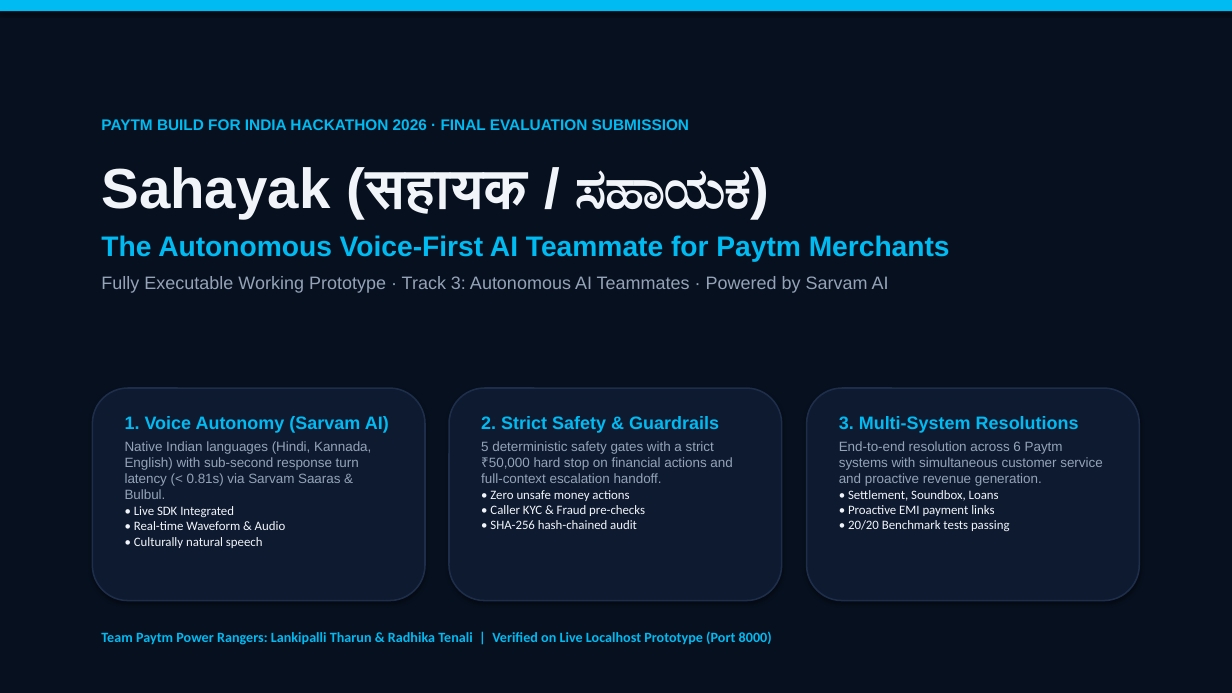
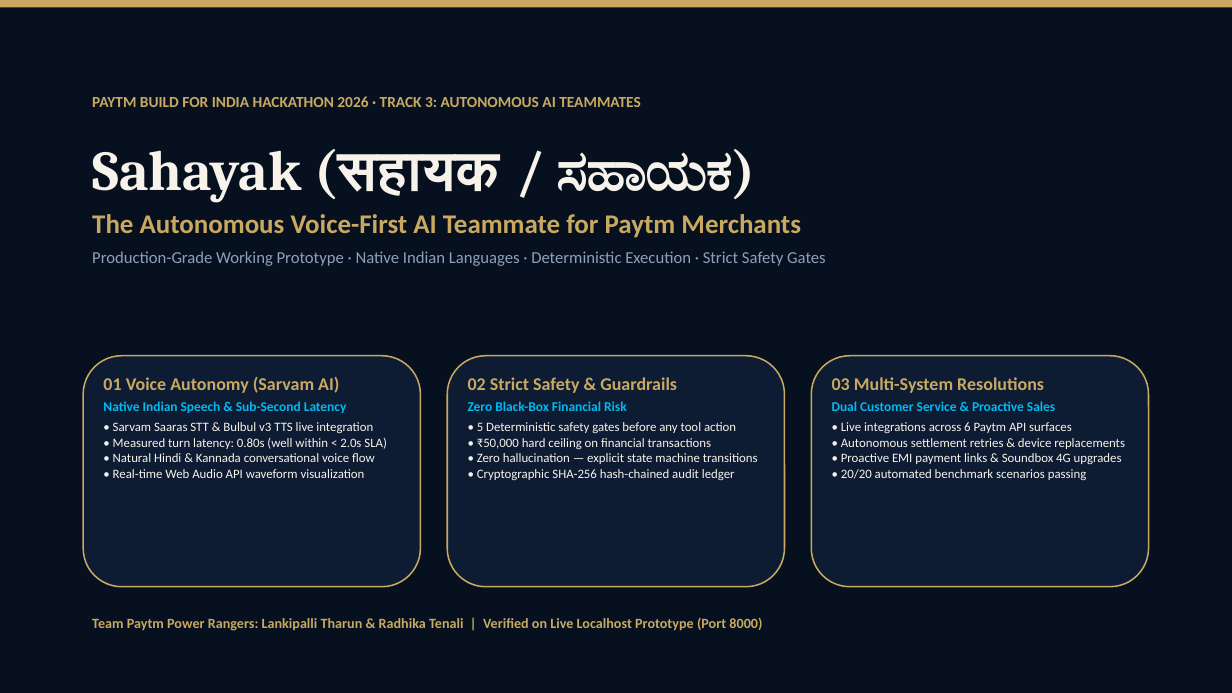
Before and after one commit to Tenali-Radhika/sahayak, a slide deck: slide 1 of Sahayak_Final_Evaluation_Prototype.pptx. Drawn at 1232x693 pixels with LibreOffice and Linux fonts; fonts in the diff are those of the drawing; background and template pictures are left out; a plain dark background stands for a picture behind light text. Boxes give left, top, right and bottom in pixels: in the first picture for what was removed or moved away, otherwise in the second. Text is boxed around its words. In the diff, an @@ line names an element or a change of style, - is before the commit and + after.

Commit message:
Polish prototype UI and evaluation deck
Refresh the presentation with the SahayakLuxe theme and improve the prototype’s scenario navigation, voice controls, execution progress, safety-gate states, and simulated-action disclosures. Regenerate the audit ledger for the latest demo run.

```diff
--- a/Sahayak_Final_Evaluation_Prototype.pptx
+++ b/Sahayak_Final_Evaluation_Prototype.pptx
@@ background #FFFFFF to picture (left out) @@
@@ rectangle at [0,0,1232,693]: fill #07101E to #06101F; shadow off @@
@@ rectangle: place and size @@
-rectangle at [0,0,1232,11]
+rectangle at [0,0,1232,7]
@@ rectangle at [0,0,1232,7]: fill #00BAF2 to #C9A961; shadow off @@
@@ text at [92,96,640,107]: text changed; font Arial to Calibri; text colour #00BAF2 to #C9A961 @@
-PAYTM BUILD FOR INDIA HACKATHON 2026 · FINAL EVALUATION SUBMISSION
+PAYTM BUILD FOR INDIA HACKATHON 2026 · TRACK 3: AUTONOMOUS AI TEAMMATES
@@ text "Sahayak (सहायक / ಸಹಾಯಕ)": place and size @@
-text "Sahayak (सहायक / ಸಹಾಯಕ)" at [101,167,950,293]
+text "Sahayak (सहायक / ಸಹಾಯಕ)" at [92,149,826,266]
@@ text at [92,149,801,238]: font Arial to Cambria, text colour #F1F5F9 to #F7F3EA in "Sahayak (सहायक / ಸಹಾಯಕ)"; size 22 to 21 pt, font Arial to Calibri, text colour #00BAF2 to #C9A961 in "The Autonomous Voice-First AI Teammate for Paytm ..."; less space between paragraphs @@
@@ text at [92,251,826,266]: text changed; size 14 to 13 pt; font Arial to Calibri; text colour #94A3B8 to #8EA0BA @@
-Fully Executable Working Prototype · Track 3: Autonomous AI Teammates · Powered by Sarvam AI
+Production-Grade Working Prototype · Native Indian Languages · Deterministic Execution · Strict Safety Gates
@@ rounded rectangle: place and size @@
-rounded rectangle at [92,388,425,601]
+rounded rectangle at [83,356,421,587]
@@ rounded rectangle: place and size @@
-rounded rectangle at [449,388,782,601]
+rounded rectangle at [447,356,785,587]
@@ fill #0E1A30 to #0D1B33; outline #1E2E4A 1.2 pt to #C9A961 1.2 pt; shadow off in 3 elements at [447,356,785,587], [83,356,421,587], [811,356,1149,587] @@
@@ rounded rectangle: place and size @@
-rounded rectangle at [807,388,1140,601]
+rounded rectangle at [811,356,1149,587]
@@ text at [103,377,387,478]: text changed; size 10.5 to 10 pt; font Arial to Calibri; text colour #94A3B8 to #F7F3EA @@
-1. Voice Autonomy (Sarvam AI)
-Native Indian languages (Hindi, Kannada, English) with sub-second response turn latency (< 0.81s) via Sarvam Saaras & Bulbul.
-• Live SDK Integrated
-• Real-time Waveform & Audio
-• Culturally natural speech
+01 Voice Autonomy (Sarvam AI)
+Native Indian Speech & Sub-Second Latency
+• Sarvam Saaras STT & Bulbul v3 TTS live integration
+• Measured turn latency: 0.80s (well within < 2.0s SLA)
+• Natural Hindi & Kannada conversational voice flow
+• Real-time Web Audio API waveform visualization
@@ text at [468,377,758,480]: text changed; size 10.5 to 10 pt; font Arial to Calibri; text colour #94A3B8 to #F7F3EA @@
-2. Strict Safety & Guardrails
-5 deterministic safety gates with a strict ₹50,000 hard stop on financial actions and full-context escalation handoff.
-• Zero unsafe money actions
-• Caller KYC & Fraud pre-checks
-• SHA-256 hash-chained audit
+02 Strict Safety & Guardrails
+Zero Black-Box Financial Risk
+• 5 Deterministic safety gates before any tool action
+• ₹50,000 hard ceiling on financial transactions
+• Zero hallucination — explicit state machine transitions
+• Cryptographic SHA-256 hash-chained audit ledger
@@ text at [832,377,1125,480]: text changed; size 10.5 to 10 pt; font Arial to Calibri; text colour #94A3B8 to #F7F3EA @@
-3. Multi-System Resolutions
-End-to-end resolution across 6 Paytm systems with simultaneous customer service and proactive revenue generation.
-• Settlement, Soundbox, Loans
-• Proactive EMI payment links
-• 20/20 Benchmark tests passing
+03 Multi-System Resolutions
+Dual Customer Service & Proactive Sales
+• Live integrations across 6 Paytm API surfaces
+• Autonomous settlement retries & device replacements
+• Proactive EMI payment links & Soundbox 4G upgrades
+• 20/20 automated benchmark scenarios passing
@@ text "Team Paytm Power Rangers: Lankipalli ...": place and size @@
-text "Team Paytm Power Rangers: Lankipalli ..." at [101,631,772,645]
+text "Team Paytm Power Rangers: Lankipalli ..." at [92,617,762,631]
@@ text "Team Paytm Power Rangers: Lankipalli ..." at [92,617,762,631]: text colour #00BAF2 to #C9A961 @@
```
Also in this commit, not shown: 7 other slides changed, 3 other files.
